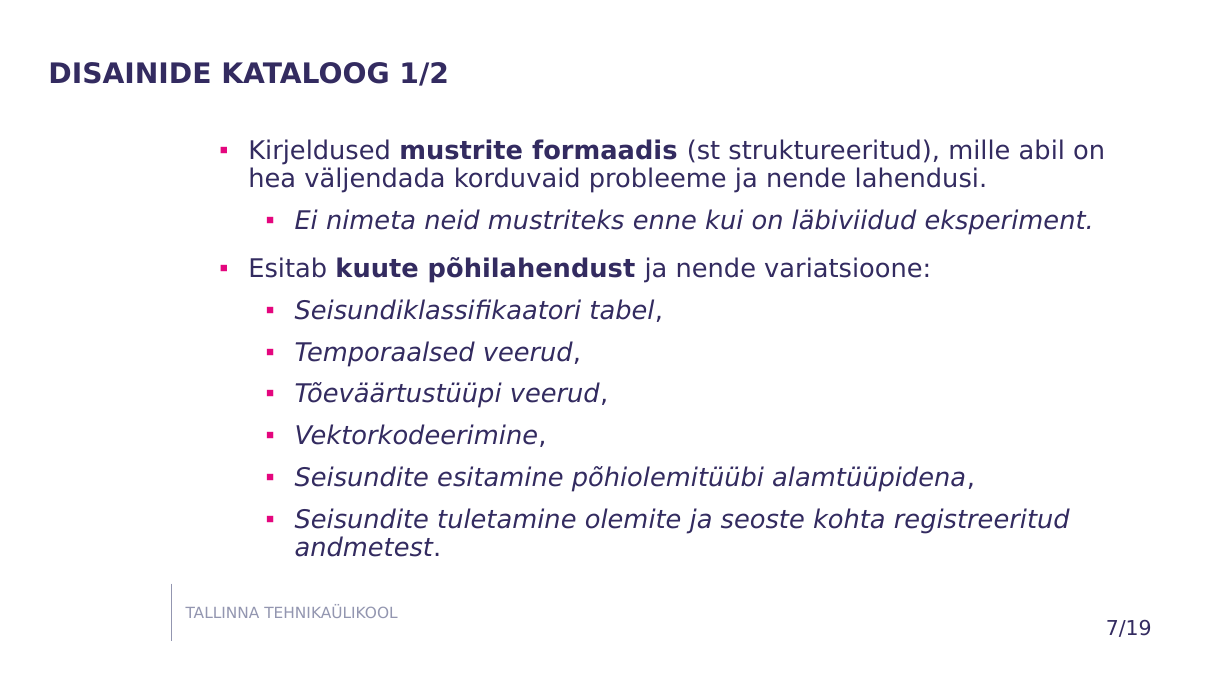
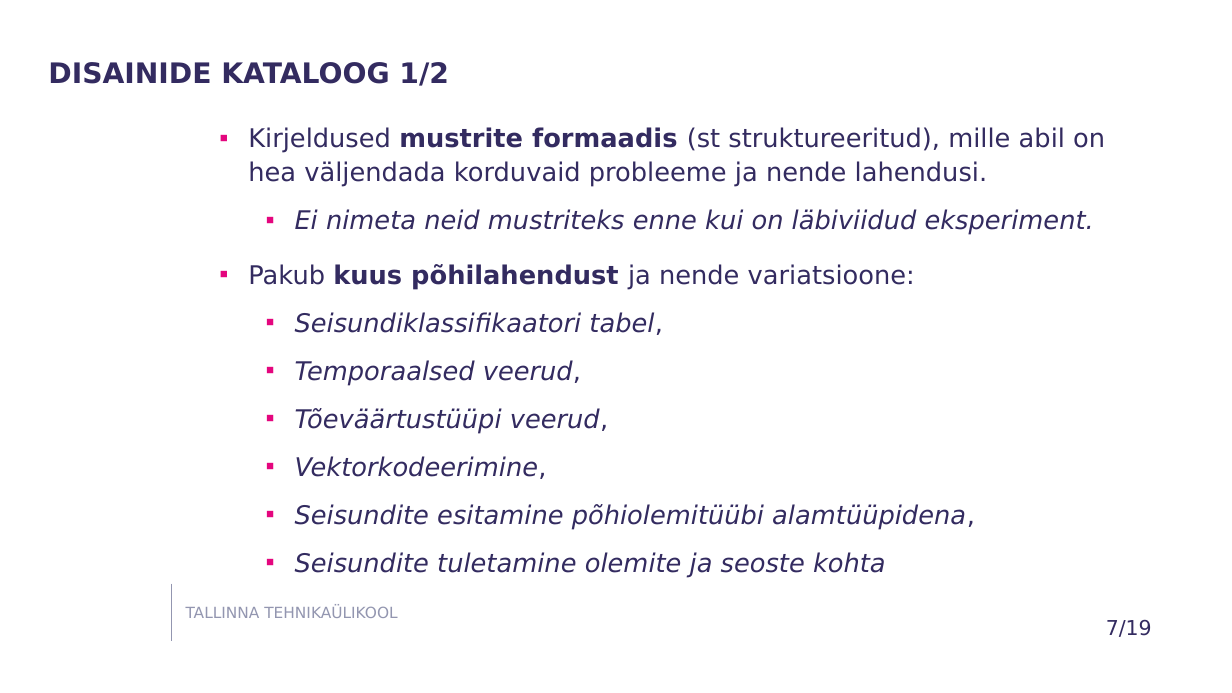
Before and after one commit to susannapeek1/SEISUNDITE-ESITAMINE-SQL-ANDMEBAASIDES, a slide deck: slide 7 of Ettekanne/Esitlus_Infosüsteemi_põhiolemite_seisundite_esitamine_SQL-Andmebaasides_Susanna_Peek.pptx. Drawn at 1232x693 pixels with LibreOffice and Linux fonts; fonts in the diff are those of the drawing; background and template pictures are left out. Boxes give left, top, right and bottom in pixels: in the first picture for what was removed or moved away, otherwise in the second. Text is boxed around its words. In the diff, an @@ line names an element or a change of style, - is before the commit and + after.

```diff
--- a/Ettekanne/Esitlus_Infosüsteemi_põhiolemite_seisundite_esitamine_SQL-Andmebaasides_Susanna_Peek.pptx
+++ b/Ettekanne/Esitlus_Infosüsteemi_põhiolemite_seisundite_esitamine_SQL-Andmebaasides_Susanna_Peek.pptx
@@ text "Kirjeldused mustrite formaadis (st struktureeritud), ...": place and size @@
-text "Kirjeldused mustrite formaadis (st struktureeritud), ..." at box(248, 139, 1105, 557)
+text "Kirjeldused mustrite formaadis (st struktureeritud), ..." at box(248, 127, 1105, 577)
@@ text at box(248, 127, 1105, 529): line spacing 0.9 to 1.1 @@
@@ text at box(248, 264, 915, 289): text changed @@
-▪ Esitab kuute põhilahendust ja nende variatsioone:
+▪ Pakub kuus põhilahendust ja nende variatsioone:
@@ text at box(295, 552, 886, 577): text changed @@
-  ▪ Seisundite tuletamine olemite ja seoste kohta registreeritud andmetest.
+  ▪ Seisundite tuletamine olemite ja seoste kohta
```
Also in this commit, not shown: 22 other slides changed.
